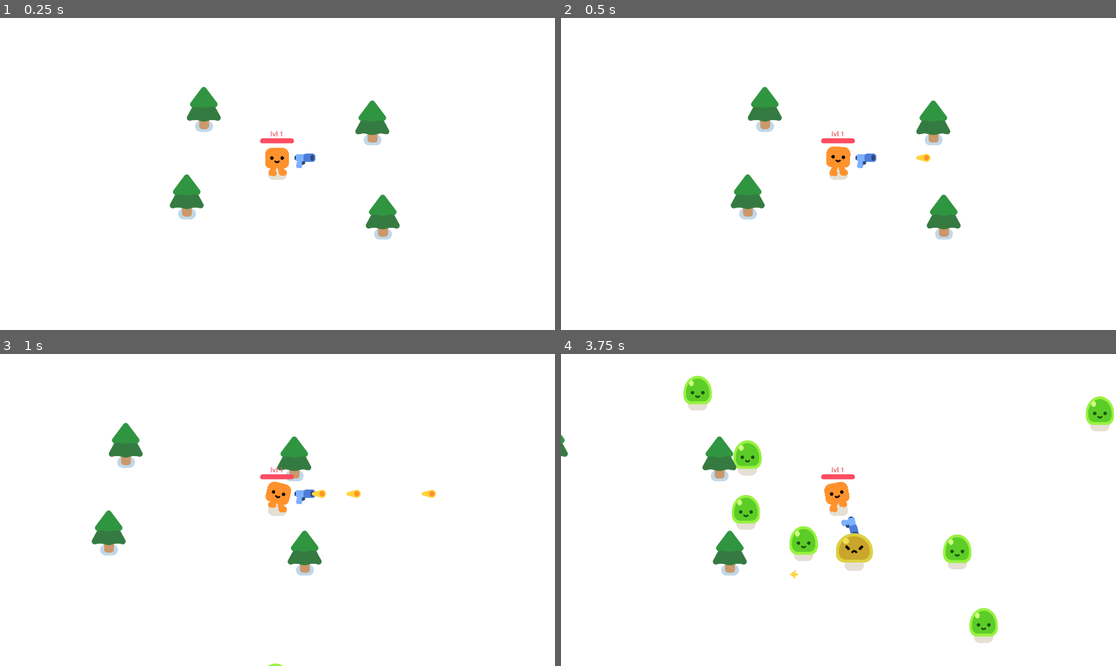
Above: before the commit, frames 1-4 (two rows, left to right).
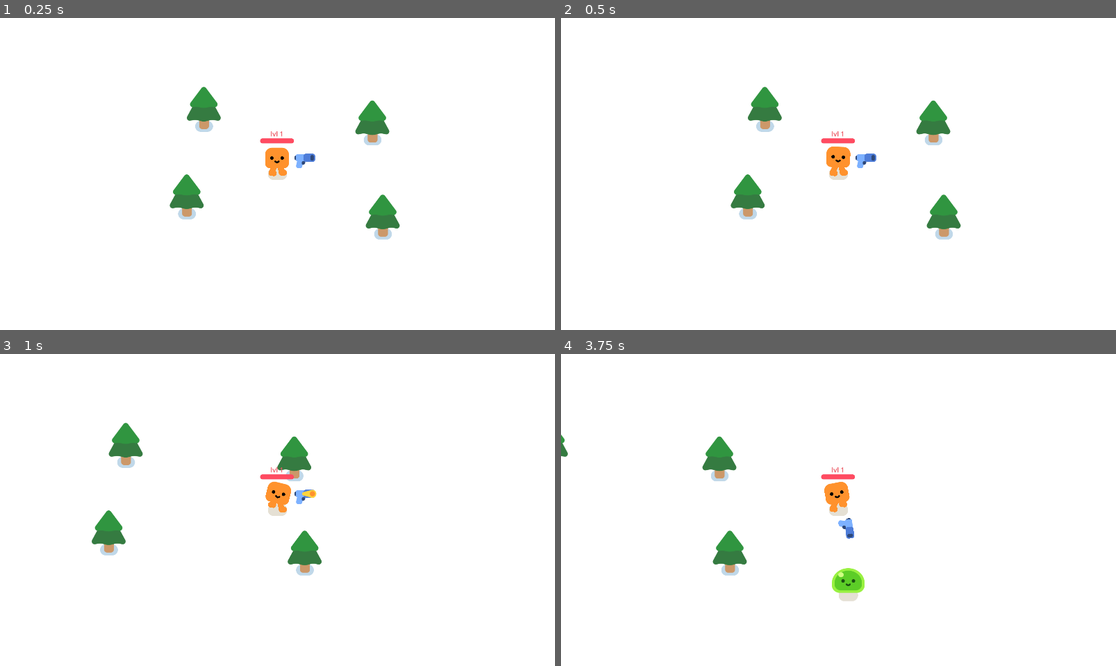
Above: after the commit, the same moments.

Repository: TheCHead/godot-survivors
Game: Godot game, scene res://survivors_game.tscn
The game is run twice, just before and just after one commit, with the same random seed, the same clock (stepped at 60 frames per second) and the same inputs.
Inputs (mouse positions are in pixels of both pictures, inside the frame that each line leads up to):
- Up to frame 1 (0.25 s): no input
- Up to frame 2 (0.5 s): no input
- Up to frame 3 (1 s): tap Enter at 0.5 s; move the mouse to (399, 494) at 0.52 s; hold D (move_right) from 0.53 s (still down); hold Ctrl from 0.53 s (still down); click (399, 494) at 0.67 s
- Up to frame 4 (3.75 s): release D (move_right) at 1.25 s; release Ctrl at 1.25 s; drag from (727, 525) to (838, 500) at 1.27 s; move the mouse to (894, 441) at 2.02 s; hold D (move_right) 2.03-2.75 s; tap Z at 2.1 s; click (894, 441) at 2.17 s; drag from (810, 572) to (838, 500) at 2.77 s; move the mouse to (1005, 556) at 3.52 s; hold A (move_left) from 3.53 s (still down); tap Tab at 3.6 s; click (1005, 556) at 3.67 s

Frame 1 is identical in both runs. In frame 2, less than 0.1% of the frame differs, in the area x 63-67%, y 43-47%; in frame 3, 0.2%; in frame 4, 4.4%, in the area x 22-100%, y 6-93%.

Commit message:
experience, level up and upgrade system

Diff:
--- a/bullet.gd
+++ b/bullet.gd
@@ -1,6 +1,11 @@
 extends Area2D
 
 var travelled_distance = 0
+var _damage = 1.0
+
+func init(damage):
+	_damage = damage
+
 
 func _physics_process(delta):
 	const SPEED = 1000.0
@@ -17,4 +22,4 @@
 func _on_body_entered(body):
 	queue_free()
 	if body.has_method("take_damage"):
-		body.take_damage()
+		body.take_damage(_damage)
--- a/gun.gd
+++ b/gun.gd
@@ -1,4 +1,20 @@
 extends Area2D
+
+var _damage = 1.0;
+var _cooldown = 1.0;
+
+var timer : Timer
+
+func _ready():
+	timer = Timer.new()
+
+	timer.wait_time = _cooldown
+	timer.one_shot = false
+	timer.timeout.connect(_on_timer_timeout)
+
+	add_child(timer)
+	timer.start()
+
 
 func _physics_process(delta):
 	var enemies_in_range = get_overlapping_bodies()
@@ -12,7 +28,15 @@
 	new_bullet.global_position = %ShootingPoint.global_position
 	new_bullet.global_rotation = %ShootingPoint.global_rotation
 	%ShootingPoint.add_child(new_bullet)
+	new_bullet.init(_damage)
 
 
 func _on_timer_timeout():
 	shoot()
+
+func damage_up():
+	_damage += 0.5
+
+func cool_down():
+	_cooldown *= 0.9
+	timer.wait_time = _cooldown
--- a/gun.tscn
+++ b/gun.tscn
@@ -23,9 +23,3 @@
 [node name="ShootingPoint" type="Marker2D" parent="WeaponPivot/Pistol"]
 unique_name_in_owner = true
 position = Vector2(26, -11)
-
-[node name="Timer" type="Timer" parent="."]
-wait_time = 0.3
-autostart = true
-
-[connection signal="timeout" from="Timer" to="." method="_on_timer_timeout"]
--- /dev/null
+++ b/lvl_up_canvas.tscn
@@ -0,0 +1,41 @@
+[gd_scene load_steps=3 format=3 uid="uid://c6der0y1481yg"]
+
+[ext_resource type="Script" path="res://lvl_up_menu.gd" id="1_u00ti"]
+[ext_resource type="PackedScene" uid="uid://bdhtnfjt2svgd" path="res://upgrade_button.tscn" id="2_t83sl"]
+
+[node name="LvlUpCanvas" type="CanvasLayer"]
+process_mode = 3
+script = ExtResource("1_u00ti")
+number_of_upgrades = 3
+button_scene = ExtResource("2_t83sl")
+
+[node name="PanelContainer" type="PanelContainer" parent="."]
+anchors_preset = 8
+anchor_left = 0.5
+anchor_top = 0.5
+anchor_right = 0.5
+anchor_bottom = 0.5
+offset_left = -250.0
+offset_top = -150.0
+offset_right = 250.0
+offset_bottom = 150.0
+grow_horizontal = 2
+grow_vertical = 2
+size_flags_horizontal = 4
+size_flags_vertical = 4
+
+[node name="VBoxContainer" type="VBoxContainer" parent="PanelContainer"]
+layout_mode = 2
+
+[node name="Label" type="Label" parent="PanelContainer/VBoxContainer"]
+layout_mode = 2
+size_flags_horizontal = 4
+text = "Select power up"
+
+[node name="UpgradeParent" type="HBoxContainer" parent="PanelContainer/VBoxContainer"]
+unique_name_in_owner = true
+custom_minimum_size = Vector2(100, 100)
+layout_mode = 2
+size_flags_horizontal = 4
+size_flags_vertical = 6
+theme_override_constants/separation = 60
--- /dev/null
+++ b/lvl_up_menu.gd
@@ -0,0 +1,35 @@
+extends CanvasLayer
+
+@export var number_of_upgrades:int
+@export var button_scene:PackedScene
+#@export var upgrades_group:ResourceGroup
+@onready var upgrade_parent = %UpgradeParent
+
+signal upgrade_selected(upgrade_type: Upgrade)
+
+var _all_upgrades:Array[Upgrade] = []
+
+func _ready():
+	for file in DirAccess.get_files_at("res://upgrades/"):
+		var resource_file = "res://upgrades/" + file
+		var upgrade:Upgrade = load(resource_file) as Upgrade
+		_all_upgrades.append(upgrade)
+
+	#upgrades_group.load_all_into(_all_upgrades)
+
+
+
+func display():
+	_all_upgrades.shuffle()
+	for i in number_of_upgrades:
+		var button_instance = button_scene.instantiate()
+		button_instance.init(_all_upgrades[i])
+		button_instance.on_upgrade_selected.connect(_on_upgrade_selected)
+		upgrade_parent.add_child(button_instance)
+	visible = true
+
+
+func _on_upgrade_selected(upgrade):
+	upgrade_selected.emit(upgrade)
+	for child in upgrade_parent.get_children():
+		child.queue_free()
--- a/mob_slime.gd
+++ b/mob_slime.gd
@@ -2,6 +2,7 @@
 
 var health = 3
 @onready var player = get_node("/root/Game/Player")
+signal on_death
 
 func _ready():
 	%Slime.play_walk()
@@ -12,12 +13,13 @@
 	velocity = playerDir * 300.0
 	move_and_slide()
 
-func take_damage():
+func take_damage(damage):
 	%Slime.play_hurt()
 
-	health -= 1
+	health -= damage
 
-	if health == 0:
+	if health <= 0:
+		on_death.emit()
 		queue_free()
 		const SMOKE = preload("res://smoke_explosion/smoke_explosion.tscn")
 		var new_smoke = SMOKE.instantiate()
--- a/player.gd
+++ b/player.gd
@@ -1,14 +1,17 @@
 extends CharacterBody2D
 
 signal health_depleted
+signal lvl_up
+
 var health = 100.0
 var xp = 0
 var xp_to_lvl_up = 5
 var lvl = 1
+var speed = 600
 
 func _physics_process(delta):
 	var dir = Input.get_vector("move_left", "move_right", "move_up", "move_down")
-	velocity = dir * 600
+	velocity = dir * speed
 	move_and_slide()
 
 	if velocity.length() > 0.0:
@@ -34,6 +37,7 @@
 		%ProgressBar/XPLabel.text = "lvl %s" % str(lvl)
 		xp = 0
 		xp_to_lvl_up = snapped(xp_to_lvl_up * 1.1, 1)
+		lvl_up.emit()
 
 
 
@@ -41,3 +45,23 @@
 	if body.is_in_group("exp"):
 		gain_xp()
 		body.queue_free()
+
+func apply_upgrade(upgrade:Upgrade):
+	print("Applying upgrade %s" % upgrade.name)
+	match upgrade.type:
+		Upgrade.Type.hp_up:
+			health += 10
+			pass
+		Upgrade.Type.damage_up:
+			%Gun.damage_up()
+			pass
+		Upgrade.Type.speed_up:
+			speed += 60
+			pass
+		Upgrade.Type.range_up:
+			%GatherBox.scale *= 1.1
+			pass
+		Upgrade.Type.cooldown_down:
+			%Gun.cool_down()
+			pass
+	pass
--- a/player.tscn
+++ b/player.tscn
@@ -41,6 +41,7 @@
 [node name="Camera2D" type="Camera2D" parent="."]
 
 [node name="Gun" parent="." instance=ExtResource("3_g8sf1")]
+unique_name_in_owner = true
 position = Vector2(0, -28)
 
 [node name="HurtBox" type="Area2D" parent="."]
@@ -85,6 +86,7 @@
 vertical_alignment = 1
 
 [node name="GatherBox" type="Area2D" parent="."]
+unique_name_in_owner = true
 collision_layer = 0
 collision_mask = 4
 
--- a/project.godot
+++ b/project.godot
@@ -7,6 +7,16 @@
 ;   param=value ; assign values to parameters
 
 config_version=5
+
+[addons]
+
+resources_spreadsheet_view/array_color_tint=100.0
+resources_spreadsheet_view/color_rows=true
+resources_spreadsheet_view/array_min_width=128.0
+resources_spreadsheet_view/resource_preview_size=32.0
+resources_spreadsheet_view/clip_headers=false
+resources_spreadsheet_view/dupe_arrays=true
+resources_spreadsheet_view/context_menu_on_leftclick=false
 
 [application]
 
@@ -23,6 +33,10 @@
 [dotnet]
 
 project/assembly_name="godot_survivors"
+
+[editor_plugins]
+
+enabled=PackedStringArray("res://addons/resources_spreadsheet_view/plugin.cfg")
 
 [input]
 
--- a/survivors_game.gd
+++ b/survivors_game.gd
@@ -1,19 +1,55 @@
 extends Node2D
 
+@onready var lvl_up_canvas = %LvlUpCanvas
+@onready var player = %Player
+
+var _mob_spawn_cooldown = 2.0
+var mob_timer : Timer
+var mob_counter = 0
+
+func _ready():
+	mob_timer = Timer.new()
+
+	mob_timer.wait_time = _mob_spawn_cooldown
+	mob_timer.one_shot = false
+	mob_timer.timeout.connect(spawn_mob)
+
+	add_child(mob_timer)
+	mob_timer.start()
+
+	#Input.mouse_mode = Input.MOUSE_MODE_CAPTURED
+	pass
 
 func spawn_mob():
+	if mob_counter > 100:
+		return
 	var new_mob = preload("res://mob_slime.tscn").instantiate()
 	%PathFollow2D.progress_ratio = randf()
 	new_mob.global_position = %PathFollow2D.global_position
 	add_child(new_mob)
+	mob_counter += 1
+	new_mob.on_death.connect(on_mob_dead)
 
-
-
-
-func _on_timer_timeout():
-	spawn_mob()
+func on_mob_dead():
+	mob_counter -= 1
 
 
 func _on_player_health_depleted():
 	%GameOverCanvas.visible = true
 	get_tree().paused = true
+	Input.mouse_mode = Input.MOUSE_MODE_VISIBLE
+
+
+func _on_player_lvl_up():
+	get_tree().paused = true
+	lvl_up_canvas.display()
+	_mob_spawn_cooldown *= 0.8
+	mob_timer.wait_time = _mob_spawn_cooldown
+	#Input.mouse_mode = Input.MOUSE_MODE_VISIBLE
+
+
+func _on_lvl_up_canvas_upgrade_selected(upgrade):
+	lvl_up_canvas.visible = false
+	get_tree().paused = false
+	player.apply_upgrade(upgrade)
+	#Input.mouse_mode = Input.MOUSE_MODE_CAPTURED
--- a/survivors_game.tscn
+++ b/survivors_game.tscn
@@ -1,8 +1,9 @@
-[gd_scene load_steps=5 format=3 uid="uid://fxdpfy0ta6nv"]
+[gd_scene load_steps=6 format=3 uid="uid://fxdpfy0ta6nv"]
 
 [ext_resource type="Script" path="res://survivors_game.gd" id="1_hffmh"]
 [ext_resource type="PackedScene" uid="uid://brkcycmd2u41g" path="res://player.tscn" id="1_losnl"]
 [ext_resource type="PackedScene" uid="uid://5brp1atiy2gg" path="res://pine_tree.tscn" id="2_3i7ao"]
+[ext_resource type="PackedScene" uid="uid://c6der0y1481yg" path="res://lvl_up_canvas.tscn" id="4_o70qo"]
 
 [sub_resource type="Curve2D" id="Curve2D_4eowv"]
 _data = {
@@ -49,10 +50,6 @@
 [node name="PineTree4" parent="Trees" instance=ExtResource("2_3i7ao")]
 position = Vector2(935, 562)
 
-[node name="Timer" type="Timer" parent="."]
-wait_time = 0.4
-autostart = true
-
 [node name="GameOverCanvas" type="CanvasLayer" parent="."]
 unique_name_in_owner = true
 visible = false
@@ -83,5 +80,10 @@
 horizontal_alignment = 1
 vertical_alignment = 1
 
+[node name="LvlUpCanvas" parent="." instance=ExtResource("4_o70qo")]
+unique_name_in_owner = true
+visible = false
+
 [connection signal="health_depleted" from="Player" to="." method="_on_player_health_depleted"]
-[connection signal="timeout" from="Timer" to="." method="_on_timer_timeout"]
+[connection signal="lvl_up" from="Player" to="." method="_on_player_lvl_up"]
+[connection signal="upgrade_selected" from="LvlUpCanvas" to="." method="_on_lvl_up_canvas_upgrade_selected"]
--- /dev/null
+++ b/upgrade.gd
@@ -0,0 +1,9 @@
+class_name Upgrade
+extends Resource
+
+@export var name:String
+@export var icon:Texture2D
+@export var type:Upgrade.Type
+
+
+enum Type {hp_up, damage_up, speed_up, range_up, cooldown_down}
--- /dev/null
+++ b/upgrade_button.gd
@@ -0,0 +1,14 @@
+extends Button
+
+var upgrade_type:Upgrade
+
+signal on_upgrade_selected(upgradeType : Upgrade)
+
+func _on_pressed():
+	on_upgrade_selected.emit(upgrade_type)
+
+
+func init(upgrade:Upgrade):
+	upgrade_type = upgrade
+	icon = upgrade.icon
+	self.text = upgrade.name
--- /dev/null
+++ b/upgrade_button.tscn
@@ -0,0 +1,25 @@
+[gd_scene load_steps=3 format=3 uid="uid://bdhtnfjt2svgd"]
+
+[ext_resource type="Texture2D" uid="uid://cswb5do8rrj7q" path="res://pistol/pistol.png" id="1_hiw4p"]
+[ext_resource type="Script" path="res://upgrade_button.gd" id="2_5bwm4"]
+
+[node name="UpgradeButton" type="Button"]
+anchors_preset = 8
+anchor_left = 0.5
+anchor_top = 0.5
+anchor_right = 0.5
+anchor_bottom = 0.5
+offset_left = -50.0
+offset_top = -50.0
+offset_right = 50.0
+offset_bottom = 50.0
+grow_horizontal = 2
+grow_vertical = 2
+text = "damage up"
+icon = ExtResource("1_hiw4p")
+icon_alignment = 1
+vertical_icon_alignment = 0
+expand_icon = true
+script = ExtResource("2_5bwm4")
+
+[connection signal="pressed" from="." to="." method="_on_pressed"]
--- /dev/null
+++ b/upgrades/cooldown_down.tres
@@ -0,0 +1,10 @@
+[gd_resource type="Resource" script_class="Upgrade" load_steps=3 format=3 uid="uid://iec0c0hl478x"]
+
+[ext_resource type="Script" path="res://upgrade.gd" id="1_5tkly"]
+[ext_resource type="Texture2D" uid="uid://dvgfmy6vtvjji" path="res://characters/slime/slime_body.png" id="1_h6p8m"]
+
+[resource]
+script = ExtResource("1_5tkly")
+name = "Cooldown down"
+icon = ExtResource("1_h6p8m")
+type = 4
--- /dev/null
+++ b/upgrades/damage_up.tres
@@ -0,0 +1,10 @@
+[gd_resource type="Resource" script_class="Upgrade" load_steps=3 format=3 uid="uid://dprnvop5ic6sp"]
+
+[ext_resource type="Texture2D" uid="uid://cswb5do8rrj7q" path="res://pistol/pistol.png" id="1_3g4l5"]
+[ext_resource type="Script" path="res://upgrade.gd" id="1_8dr8b"]
+
+[resource]
+script = ExtResource("1_8dr8b")
+name = "Damage up"
+icon = ExtResource("1_3g4l5")
+type = 1
--- /dev/null
+++ b/upgrades/hp_up.tres
@@ -0,0 +1,9 @@
+[gd_resource type="Resource" script_class="Upgrade" load_steps=3 format=3 uid="uid://bw6k4tbn25ele"]
+
+[ext_resource type="Script" path="res://upgrade.gd" id="1_2gax5"]
+[ext_resource type="Texture2D" uid="uid://b2ent6mf1y7w7" path="res://characters/happy_boo/square_ref.png" id="1_08gt4"]
+
+[resource]
+script = ExtResource("1_2gax5")
+name = "HP up"
+icon = ExtResource("1_08gt4")
--- /dev/null
+++ b/upgrades/range_up.tres
@@ -0,0 +1,10 @@
+[gd_resource type="Resource" script_class="Upgrade" load_steps=3 format=3 uid="uid://cy73acwak5svo"]
+
+[ext_resource type="Texture2D" uid="uid://dftkbqwsfd68r" path="res://pistol/projectile.png" id="1_yc6qy"]
+[ext_resource type="Script" path="res://upgrade.gd" id="2_pfpf4"]
+
+[resource]
+script = ExtResource("2_pfpf4")
+name = "Range up"
+icon = ExtResource("1_yc6qy")
+type = 3
--- /dev/null
+++ b/upgrades/speed_up.tres
@@ -0,0 +1,10 @@
+[gd_resource type="Resource" script_class="Upgrade" load_steps=3 format=3 uid="uid://6nki1ynake5u"]
+
+[ext_resource type="Texture2D" uid="uid://brgpjilf7s2ul" path="res://pistol/muzzle_flash/muzzle_flash.png" id="1_1phbj"]
+[ext_resource type="Script" path="res://upgrade.gd" id="2_je258"]
+
+[resource]
+script = ExtResource("2_je258")
+name = "Speed up"
+icon = ExtResource("1_1phbj")
+type = 2
--- /dev/null
+++ b/upgrades_db.gd
@@ -0,0 +1,15 @@
+class_name UpgradesDB
+
+enum UpgradeTypes {DAMAGE_UP, SPEED_UP, RANGE_UP}
+
+const Database = {
+	UpgradeTypes.DAMAGE_UP : {
+		"name" = "Damage Up"
+	},
+	UpgradeTypes.SPEED_UP : {
+		"name" = "Speed Up"
+	},
+	UpgradeTypes.RANGE_UP : {
+		"name" = "Range Up"
+	},
+}
Not shown, added: addons/resources_spreadsheet_view/editor_color_setter.gd
Not shown, added: addons/resources_spreadsheet_view/editor_icon_button.gd
Not shown, added: addons/resources_spreadsheet_view/editor_view.gd
Not shown, added: addons/resources_spreadsheet_view/editor_view.tscn
Not shown, added: addons/resources_spreadsheet_view/import_export/formats_edit/edit_base.gd
Not shown, added: addons/resources_spreadsheet_view/import_export/formats_edit/edit_csv.gd
Not shown, added: addons/resources_spreadsheet_view/import_export/formats_edit/edit_tres.gd
Not shown, added: addons/resources_spreadsheet_view/import_export/formats_export/export_csv.gd
Not shown, added: addons/resources_spreadsheet_view/import_export/formats_import/import_csv.gd
Not shown, added: addons/resources_spreadsheet_view/import_export/import_export_dialog.gd
Not shown, added: addons/resources_spreadsheet_view/import_export/import_export_dialog.tscn
Not shown, added: addons/resources_spreadsheet_view/import_export/import_export_enum_format.gd
(and 46 more such lines)
